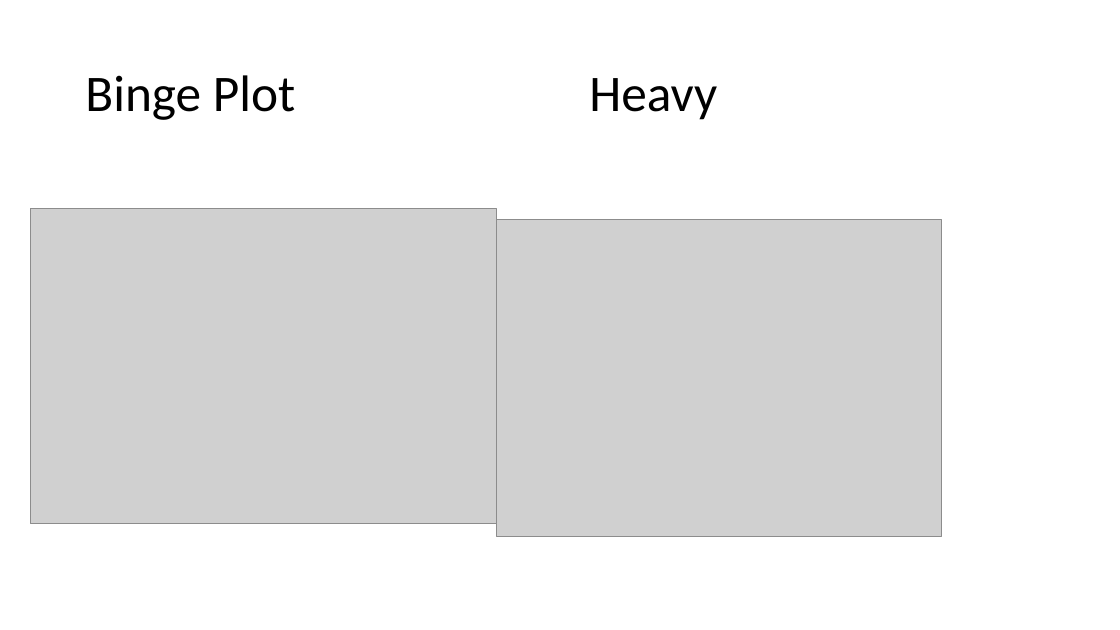
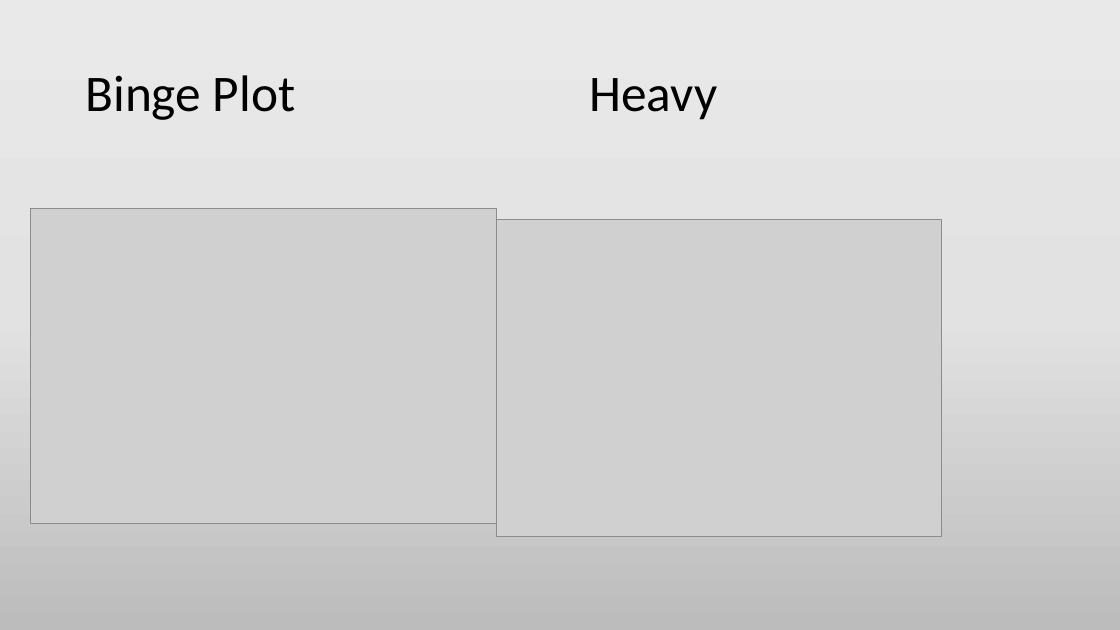
Before and after one commit to cmtaflin/Groupb2, a slide deck: slide 6 of Caused of Alcoholism.pptx. Drawn at 1120x630 pixels with LibreOffice and Linux fonts; fonts in the diff are those of the drawing; grey boxes stand for pictures. Boxes give left, top, right and bottom in pixels: in the first picture for what was removed or moved away, otherwise in the second. Text is boxed around its words. In the diff, an @@ line names an element or a change of style, - is before the commit and + after.

```diff
--- a/Caused of Alcoholism.pptx
+++ b/Caused of Alcoholism.pptx
@@ background #FFFFFF to gradient #EBEAEA to #E4E3E3 to #BDBCBC @@
```
Also in this commit, not shown: 9 other slides changed, 4 slides added, 5 other files.
